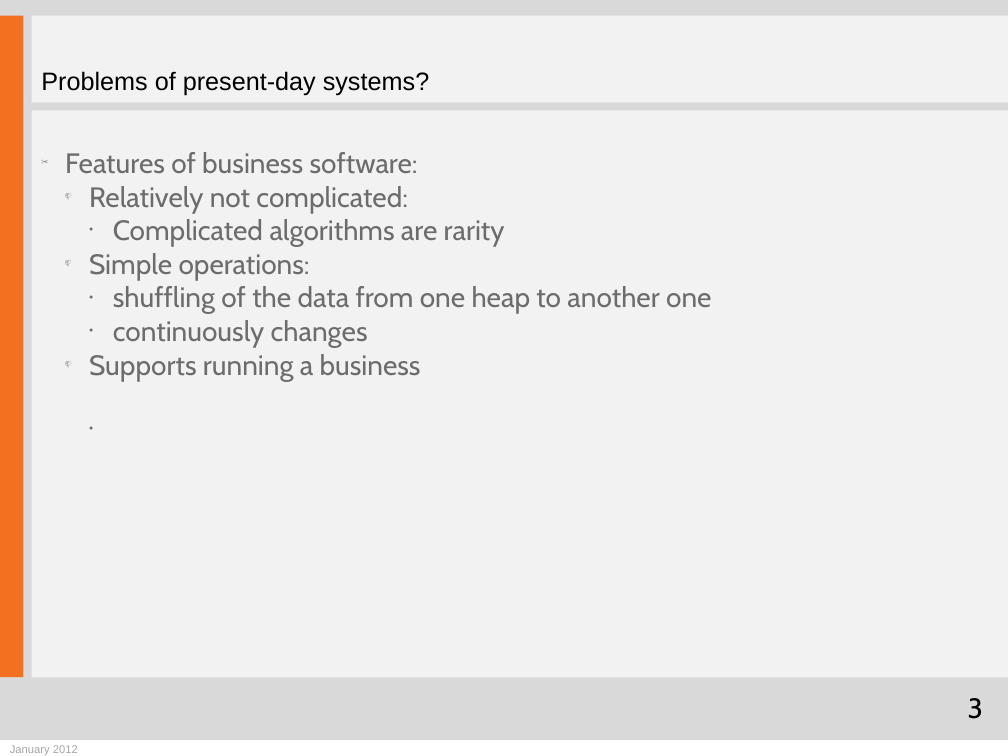
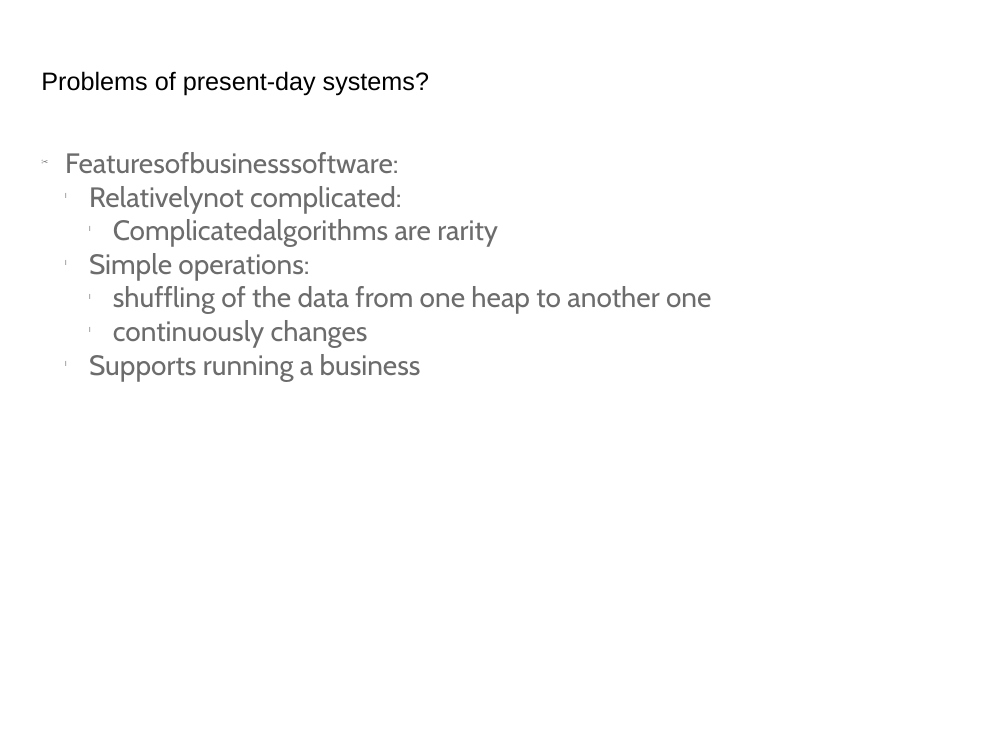
Before and after one commit to zrezur/MyPresentations, a slide deck: slide 3 of Domain driven design_1_en.pptx. Drawn at 1008x756 pixels with LibreOffice and Linux fonts; fonts in the diff are those of the drawing; background and template pictures are left out. Boxes give left, top, right and bottom in pixels: in the first picture for what was removed or moved away, otherwise in the second. Text is boxed around its words. In the diff, an @@ line names an element or a change of style, - is before the commit and + after.

```diff
--- a/Domain driven design_1_en.pptx
+++ b/Domain driven design_1_en.pptx
@@ background #D9D9D9 to picture (left out) @@
@@ rectangle removed at (x1=0, y1=16, x2=23, y2=677) @@
@@ rectangle removed at (x1=31, y1=16, x2=1008, y2=103) @@
@@ rectangle removed at (x1=31, y1=111, x2=1008, y2=677) @@
@@ text at (x1=65, y1=152, x2=498, y2=247): text changed @@
-✂ Features of business software:
-  📫 Relatively not complicated:
-    ● Complicated algorithms are rarity
+✂ Featuresofbusinesssoftware:
+  l Relativelynot complicated:
+    l Complicatedalgorithms are rarity
@@ text at (x1=89, y1=253, x2=711, y2=381): bullet 📫 to l; bullet ● to l @@
@@ page number removed at (x1=968, y1=698, x2=983, y2=719) @@
-3
@@ rectangle removed at (x1=0, y1=740, x2=1008, y2=756) @@
@@ text removed at (x1=10, y1=745, x2=78, y2=755) @@
-January 2012
```
Also in this commit, not shown: 10 other slides changed, 5 slides added.
